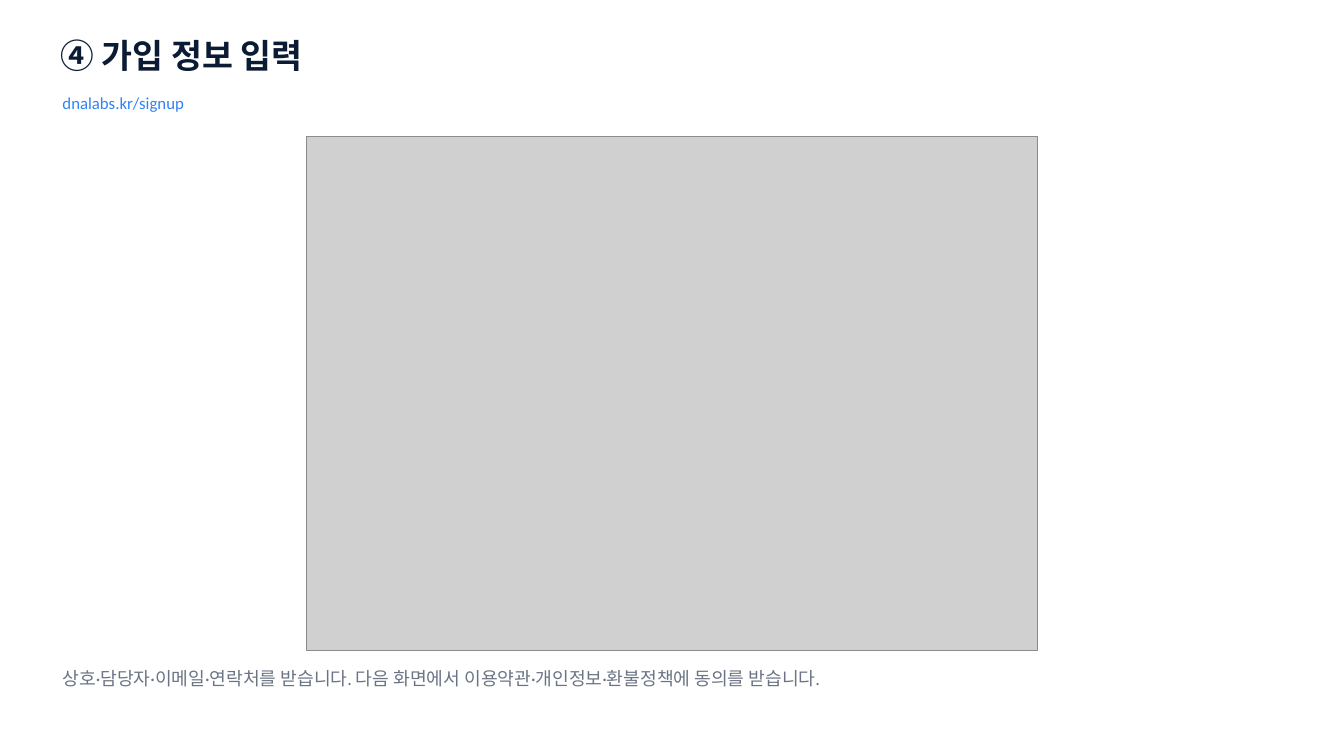
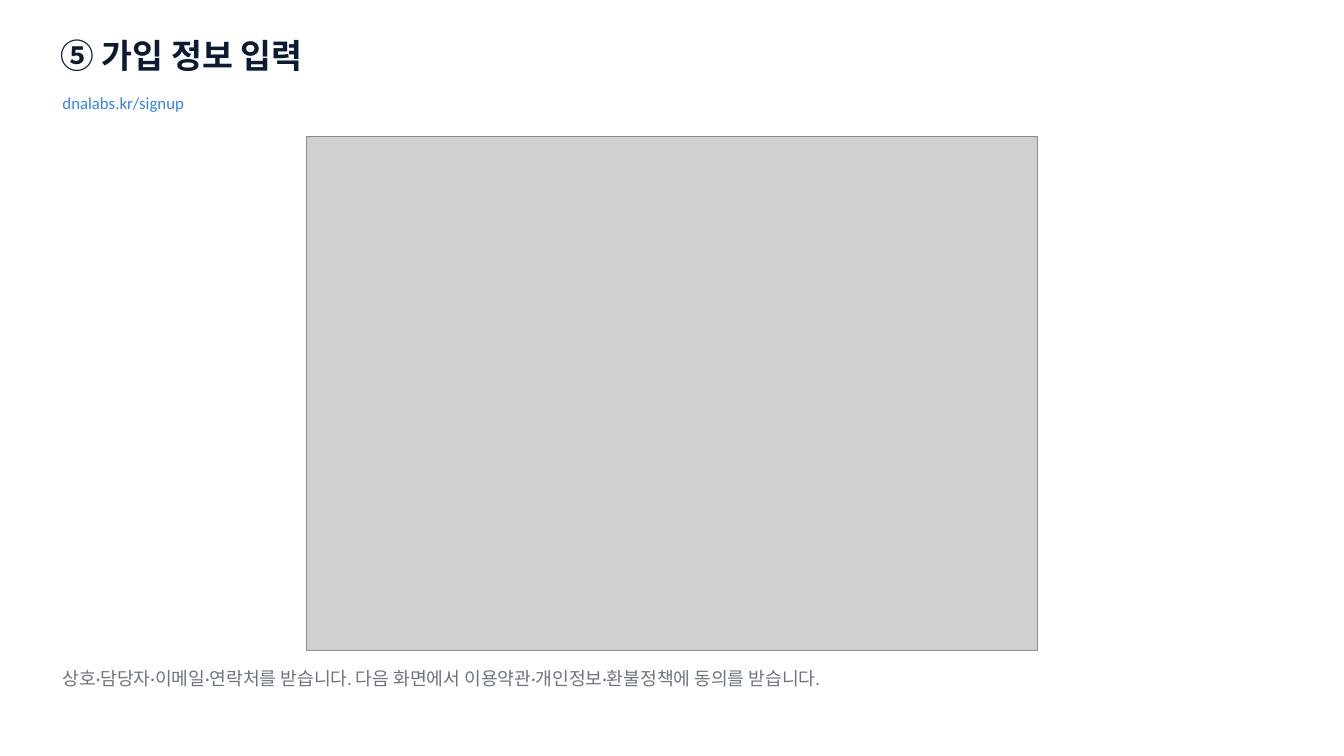
Before and after one commit to MotoDNA/network-dna, a slide deck: slide 6 of 토스페이먼츠_결제경로.pptx (slide 5 before the commit). Drawn at 1344x756 pixels with LibreOffice and Linux fonts; fonts in the diff are those of the drawing; grey boxes stand for pictures. Boxes give left, top, right and bottom in pixels: in the first picture for what was removed or moved away, otherwise in the second. Text is boxed around its words. In the diff, an @@ line names an element or a change of style, - is before the commit and + after.

```diff
--- a/토스페이먼츠_결제경로.pptx
+++ b/토스페이먼츠_결제경로.pptx
@@ text at [60,39,303,71]: text changed @@
-④ 가입 정보 입력
+⑤ 가입 정보 입력
```
Also in this commit, not shown: 4 other slides changed, 2 slides added.
